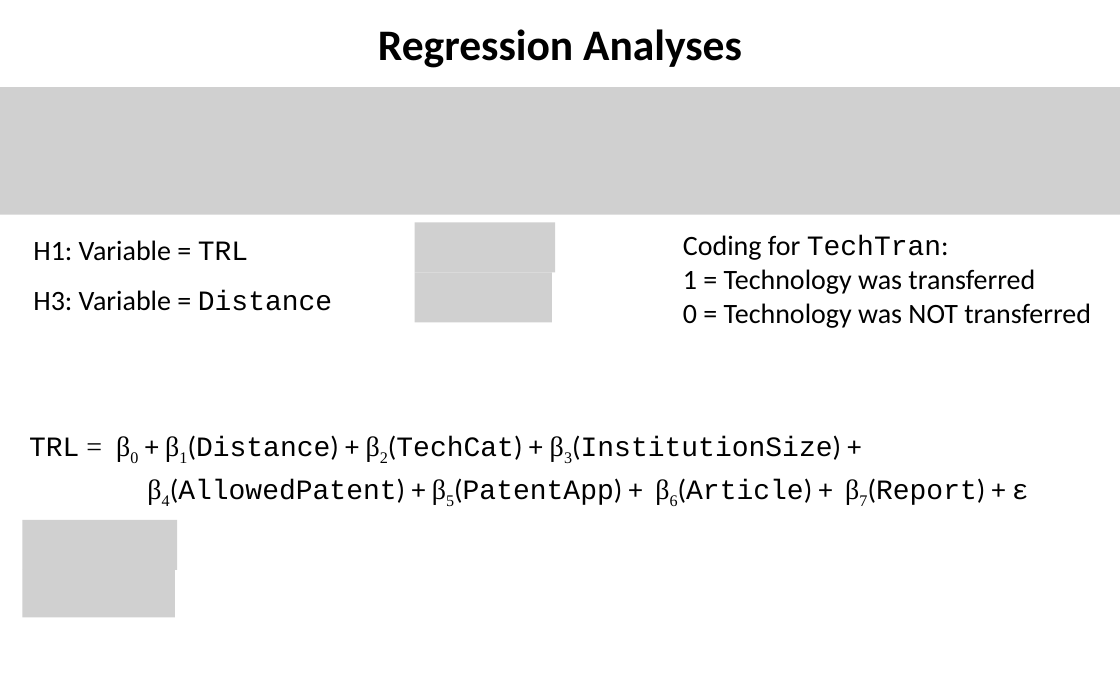
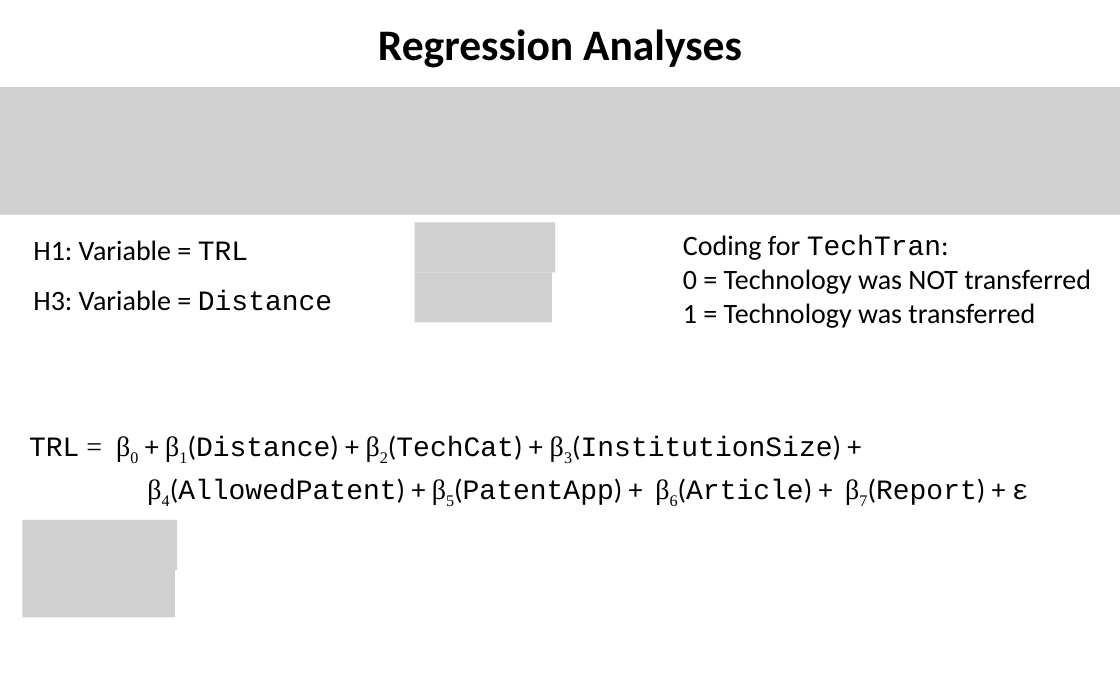
Before and after one commit to SLU-Courses-Townes/SOC5600, a slide deck: slide 36 of FinalProject/Presentation/Townes_SOC5600_FinalProject_Presentation.pptx. Drawn at 1120x700 pixels with LibreOffice and Linux fonts; fonts in the diff are those of the drawing; grey boxes stand for pictures. Boxes give left, top, right and bottom in pixels: in the first picture for what was removed or moved away, otherwise in the second. Text is boxed around its words. In the diff, an @@ line names an element or a change of style, - is before the commit and + after.

```diff
--- a/FinalProject/Presentation/Townes_SOC5600_FinalProject_Presentation.pptx
+++ b/FinalProject/Presentation/Townes_SOC5600_FinalProject_Presentation.pptx
@@ text at [683, 269, 1091, 294]: paragraph added @@
+0 = Technology was NOT transferred
@@ text at [683, 303, 1091, 328]: paragraph removed @@
-0 = Technology was NOT transferred
```
Also in this commit, not shown: 10 other slides changed.
